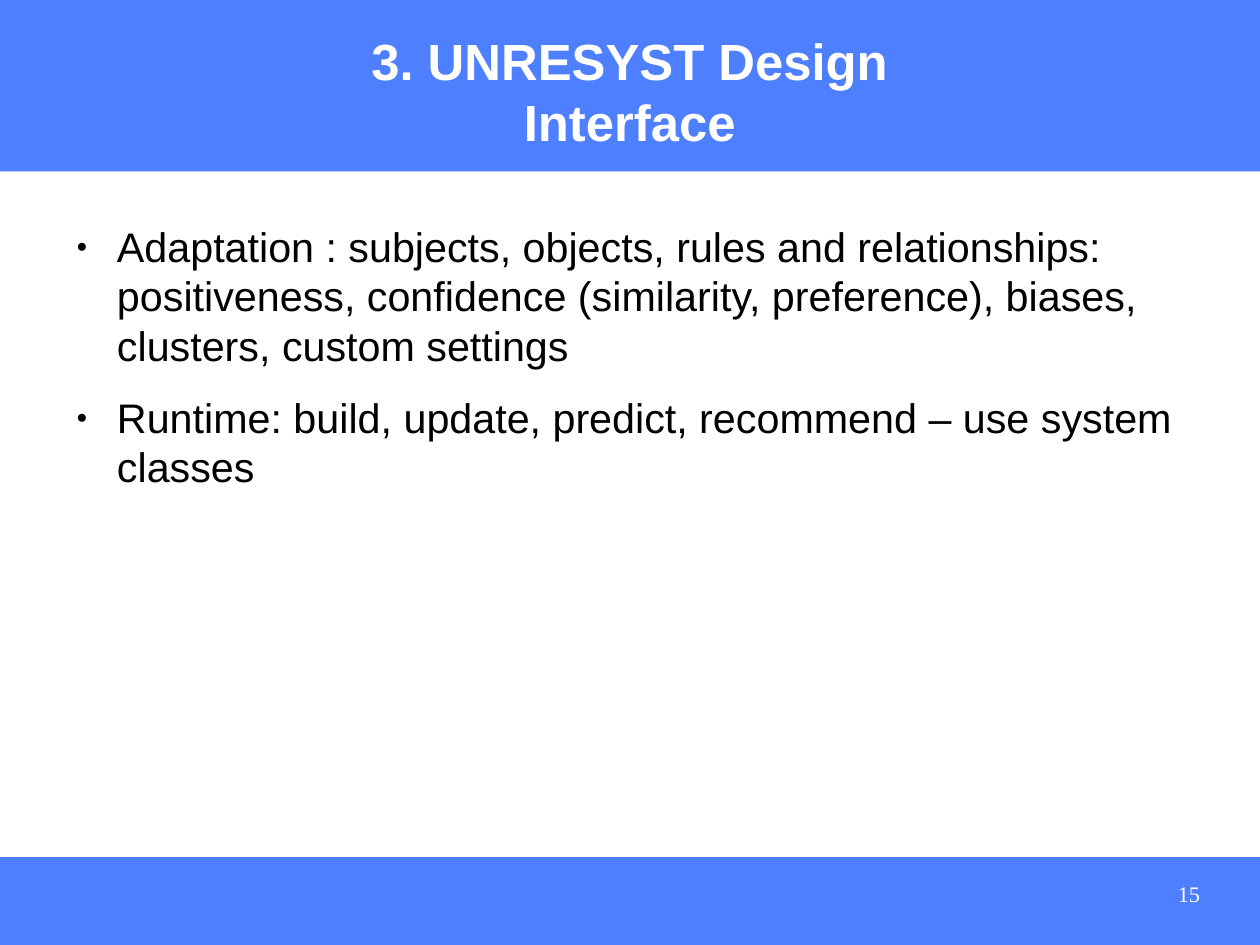
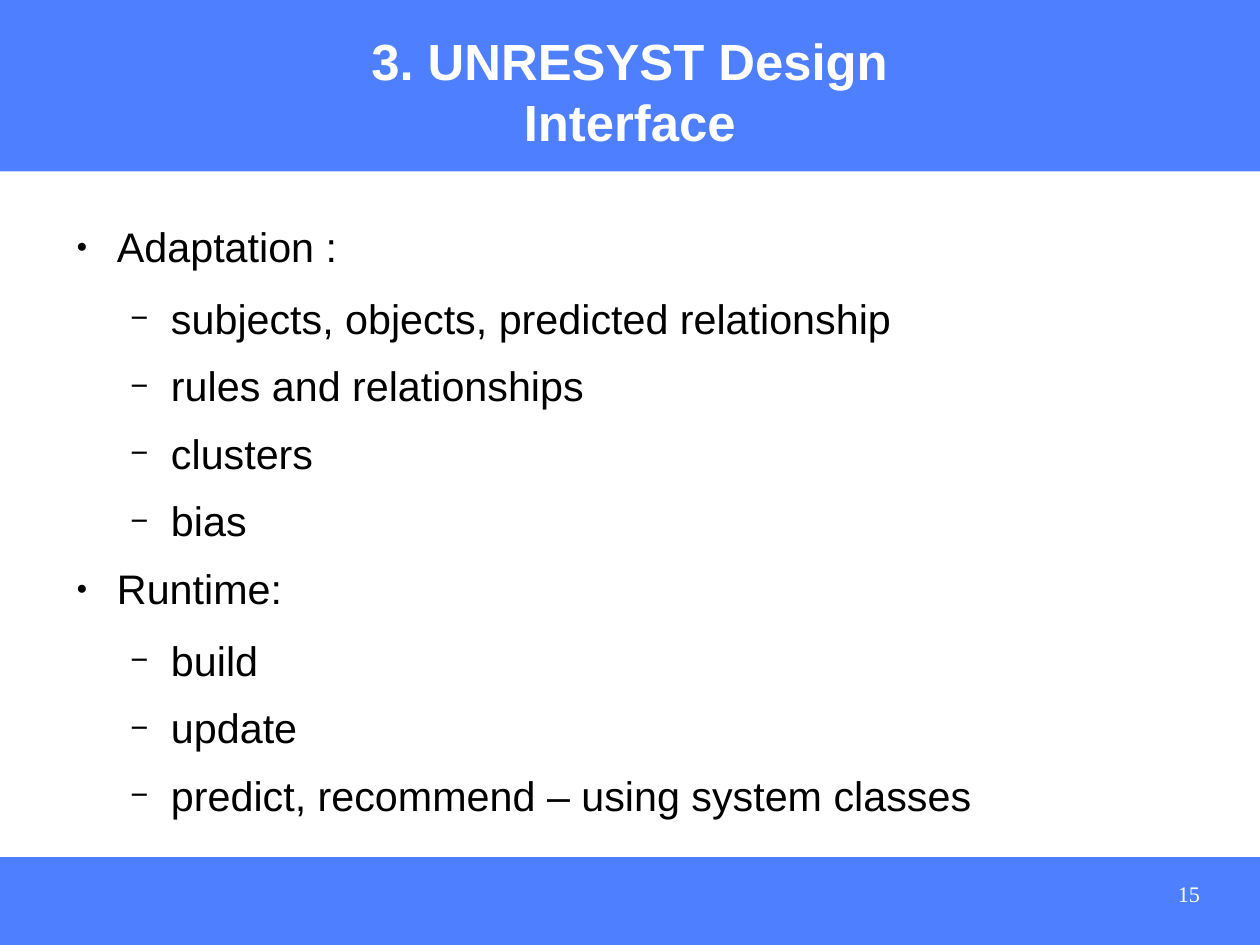
Before and after one commit to hasantayyar/unresyst, a slide deck: slide 15 of docs/presentations/unresyst_seminar_110308.odp. Drawn at 1260x945 pixels with LibreOffice and Linux fonts; fonts in the diff are those of the drawing. Boxes give left, top, right and bottom in pixels: in the first picture for what was removed or moved away, otherwise in the second. Text is boxed around its words. In the diff, an @@ line names an element or a change of style, - is before the commit and + after.

```diff
--- a/docs/presentations/unresyst_seminar_110308.odp
+++ b/docs/presentations/unresyst_seminar_110308.odp
@@ text at [117, 232, 972, 819]: text changed @@
-● Adaptation : subjects, objects, rules and relationships: positiveness, confidence (similarity, preference), biases, clusters, custom settings
-● Runtime: build, update, predict, recommend – use system classes
+● Adaptation :
+  − subjects, objects, predicted relationship
+  − rules and relationships
+  − clusters
+  − bias
+● Runtime:
+  − build
+  − update
+  − predict, recommend – using system classes
```
Also in this commit, not shown: 2 other slides changed, 9 slides added, 8 slides removed, 16 other files.
